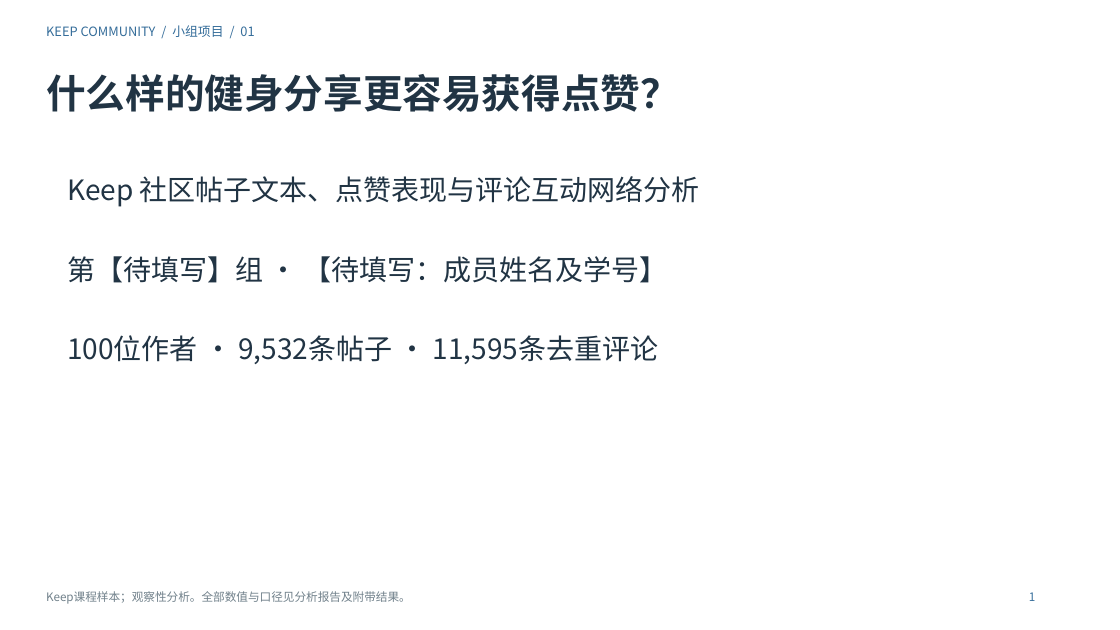
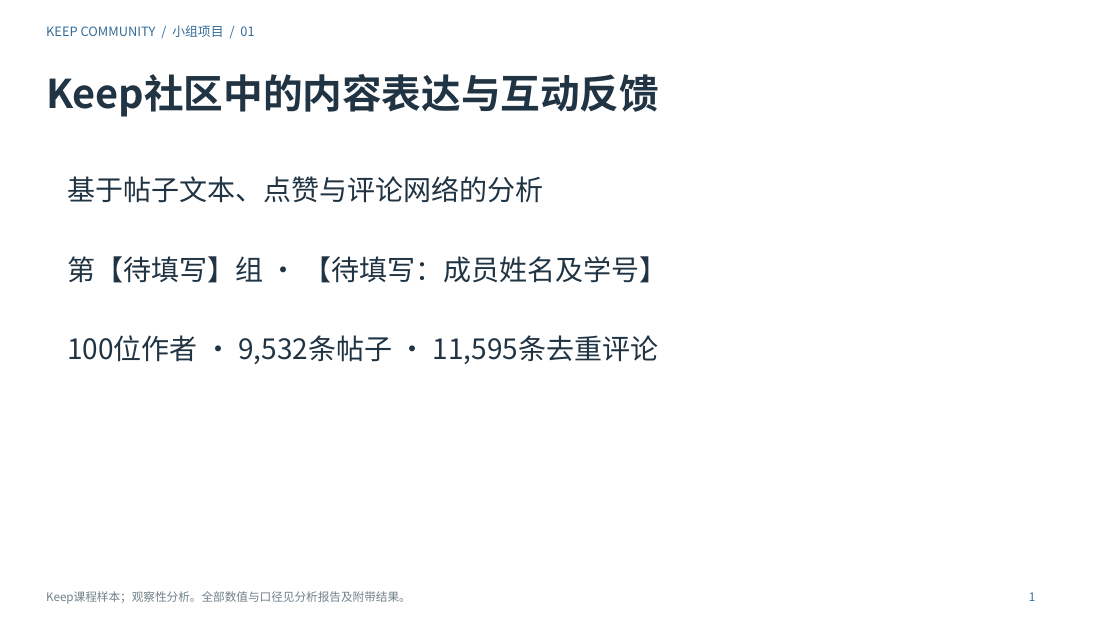
Before and after one commit to Charlie-ChenLin/keep-community-analysis, a slide deck: slide 1 of 演示文稿.pptx. Drawn at 1120x630 pixels with LibreOffice and Linux fonts; fonts in the diff are those of the drawing. Boxes give left, top, right and bottom in pixels: in the first picture for what was removed or moved away, otherwise in the second. Text is boxed around its words. In the diff, an @@ line names an element or a change of style, - is before the commit and + after.

```diff
--- a/演示文稿.pptx
+++ b/演示文稿.pptx
@@ text at (46, 74, 659, 117): text changed @@
-什么样的健身分享更容易获得点赞？
+Keep社区中的内容表达与互动反馈
@@ text at (67, 176, 543, 203): text changed @@
-Keep 社区帖子文本、点赞表现与评论互动网络分析
+基于帖子文本、点赞与评论网络的分析
```
Also in this commit, not shown: 15 other slides changed, 3 slides added, 56 other files.
